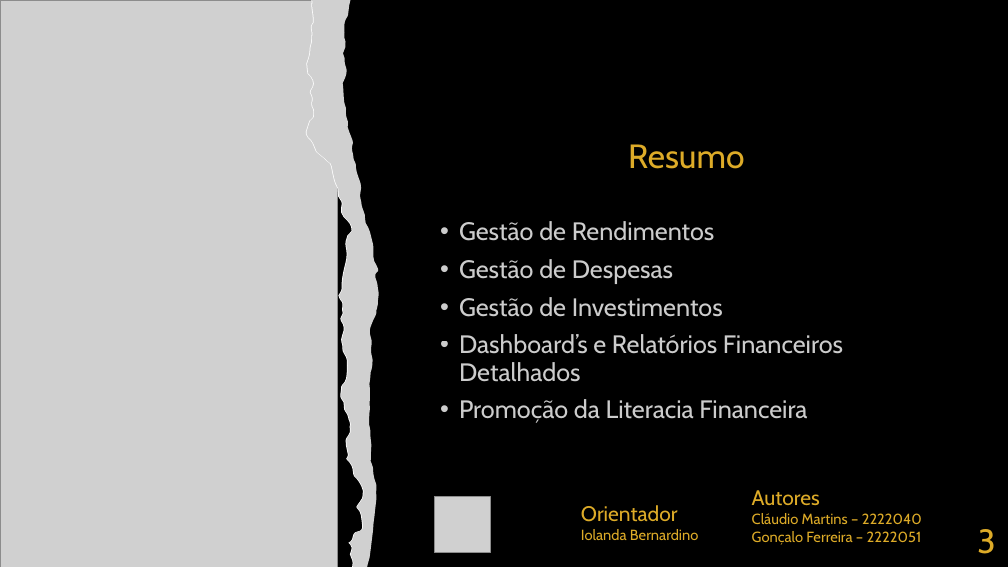
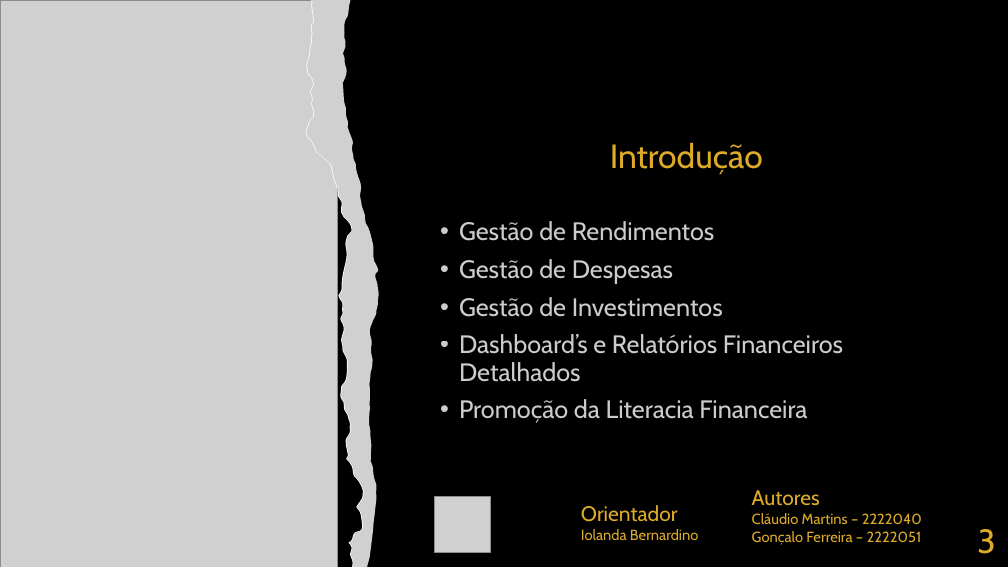
Before and after one commit to goncaloferreira966/Smart4Finances, a slide deck: slide 3 of Smart4FiancesApresentacao.pptx. Drawn at 1008x567 pixels with LibreOffice and Linux fonts; fonts in the diff are those of the drawing; grey boxes stand for pictures. Boxes give left, top, right and bottom in pixels: in the first picture for what was removed or moved away, otherwise in the second. Text is boxed around its words. In the diff, an @@ line names an element or a change of style, - is before the commit and + after.

```diff
--- a/Smart4FiancesApresentacao.pptx
+++ b/Smart4FiancesApresentacao.pptx
@@ text at (x1=610, y1=142, x2=763, y2=175): text changed @@
-Resumo
+Introdução
```
Also in this commit, not shown: 4 other slides changed.
